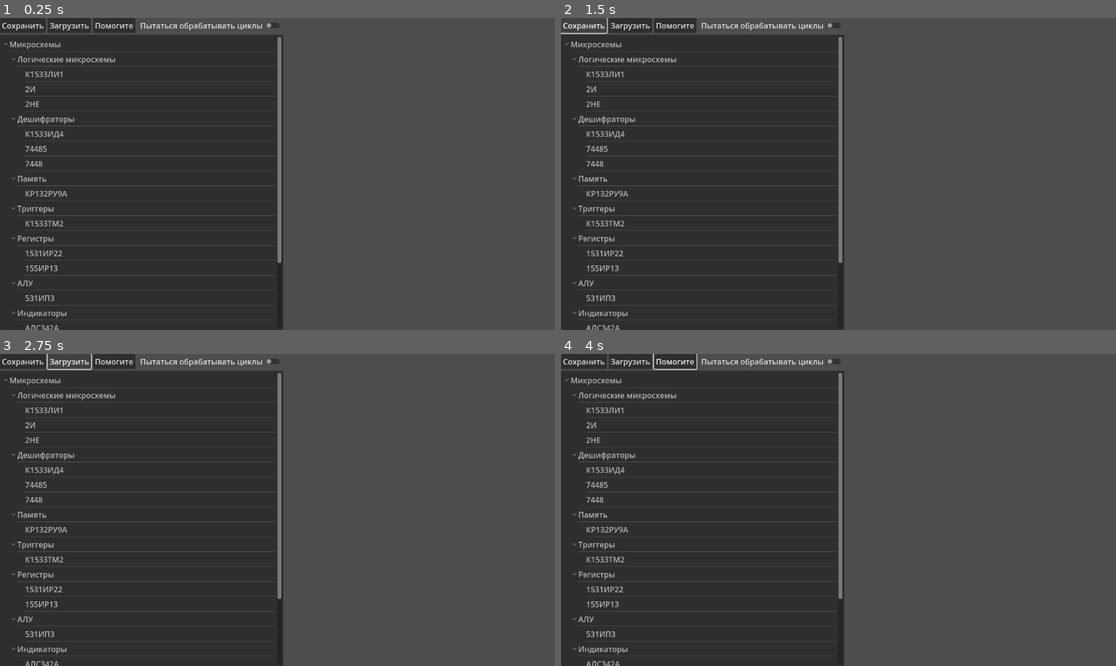
Above: before the commit, frames 1-4 (two rows, left to right).
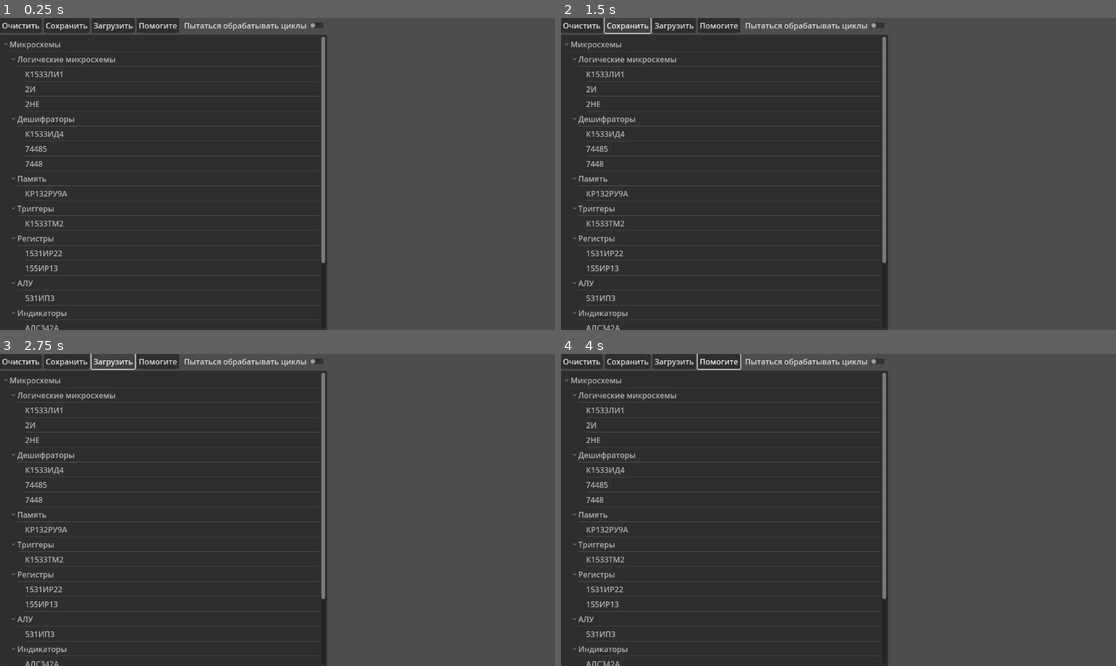
Above: after the commit, the same moments.

Repository: Andrien777/tvbuilder-m
Game: Godot game, scene res://ui/main_scene.tscn
Same seed, same stepped clock (60 frames per second), same inputs: the game is played once before the commit and once after it. The engine's default icon, where the game draws it, is replaced by a stand-in: a white triangle on a blue panel in a dark square.
Inputs (mouse positions are in pixels of both pictures, inside the frame that each line leads up to):
- Up to frame 1 (0.25 s): no input
- Up to frame 2 (1.5 s): click (583, 24) at 0.5 s, where only the run after the commit has a clickable "Очистить"; click "Сохранить" at 1.25 s
- Up to frame 3 (2.75 s): click "Загрузить" at 2 s
- Up to frame 4 (4 s): click "Помогите" at 2.75 s; click "OK" at 3.5 s

The runs differ from the first frame. In frame 1, 8.5% of the frame differs, in the area x 1-59%, y 0-100%; in frame 2, 8.6%; in frame 3, 8.6%; in frame 4, 8.6%.

Commit message:
Reworked saves, added Clear and autosaves

Diff:
--- a/components/circuit_component.gd
+++ b/components/circuit_component.gd
@@ -50,7 +50,7 @@
 	initialize_pins(spec.pinSpecifications, shape.size)
 	id = last_id
 	last_id += 1
-	SaveManager.ic_list.append(self)
+	ComponentManager.register_object(self)
 
 func initialize_pins(spec: Array, ic_shape:Vector2)->void:
 	var side_count = {"TOP":0, "BOTTOM":0, "LEFT":0, "RIGHT":0}
@@ -135,7 +135,7 @@
 		self.is_dragged = false
 	if Input.is_action_pressed("delete_component") and self.is_mouse_over:
 		Input.action_release("delete_component")
-		SaveManager.ic_list.erase(self)
+		ComponentManager.remove_object(self)
 		queue_free()
 
 var tween
--- /dev/null
+++ b/netlist/component_manager.gd
@@ -0,0 +1,31 @@
+extends Node
+# Component Manager
+
+var obj_list: Dictionary # CircuitComponent -> ""
+
+var ALL_COMPONENTS_LIST
+
+func register_object(object: CircuitComponent):
+	if not obj_list.is_empty() and get_by_id(object.id) != null:
+		PopupManager.display_error("Попытка добавить дубликат id", "Объект не добавлен", Vector2(100, 100))
+	else:
+		obj_list[object.id] = object
+
+func remove_object(object: CircuitComponent):
+	obj_list.erase(object.id)
+
+func get_by_id(id: int) -> CircuitComponent:
+	return obj_list.get(id)
+
+func clear():
+	for comp in obj_list.values():
+		comp.queue_free()
+	obj_list.clear()
+	WireManager.clear()
+	NetlistClass.clear()
+	CircuitComponent.last_id = 0
+
+func _ready() -> void:
+	var json = JSON.new()
+	var file = FileAccess.open("res://components/all_components.json", FileAccess.READ).get_as_text()
+	ALL_COMPONENTS_LIST = json.parse_string(file)
--- a/netlist/netlist_class.gd
+++ b/netlist/netlist_class.gd
@@ -24,6 +24,9 @@
 		nodes.erase(pin1)
 	if nodes[pin2].neighbours.is_empty():
 		nodes.erase(pin2)
+
+func clear():
+	nodes.clear()
 
 func propagate_signal() -> void:
 	if GlobalSettings.doCycles:
--- a/netlist/wire_manager.gd
+++ b/netlist/wire_manager.gd
@@ -55,6 +55,12 @@
 	NetlistClass.add_connection(first_pin, second_pin)
 	wires.append(wire)
 	add_child(wire)
+
+func clear():
+	for wire in wires:
+		wire.queue_free()
+	wires.clear()
+
 # Called when the node enters the scene tree for the first time.
 func _ready() -> void:
 	pass # Replace with function body.
--- a/project.godot
+++ b/project.godot
@@ -24,6 +24,7 @@
 ICsTreeManager="*res://ui/ic_elements_tree/ics_tree_manager.gd"
 SaveManager="*res://ui/save_manager.gd"
 GlobalSettings="*res://ui/GlobalSettings.gd"
+ComponentManager="*res://netlist/component_manager.gd"
 
 [dotnet]
 
--- /dev/null
+++ b/ui/clear_button.gd
@@ -0,0 +1,15 @@
+extends Button
+
+
+# Called when the node enters the scene tree for the first time.
+func _ready() -> void:
+	pass # Replace with function body.
+
+
+# Called every frame. 'delta' is the elapsed time since the previous frame.
+func _process(delta: float) -> void:
+	pass
+
+
+func _on_pressed() -> void:
+	ComponentManager.clear()
--- a/ui/main_scene.gd
+++ b/ui/main_scene.gd
@@ -21,8 +21,11 @@
 		element.position = get_global_mouse_position()
 		add_child(element)
 	elif event.is_action_pressed("save_scheme"):
-		SaveManager.save("res://save.json")
+		if SaveManager.last_path == "":
+			get_node("SaveAsFileDialog").visible = true
+		else:
+			SaveManager._on_autosave()
 	elif event.is_action_pressed("load_scheme"):
-		SaveManager.load(self, "res://save.json")
+		get_node("LoadFileDialog").visible = true
 	elif event.is_action_pressed("highlight_level"):
 		GlobalSettings.LevelHighlight = not GlobalSettings.LevelHighlight
--- a/ui/main_scene.tscn
+++ b/ui/main_scene.tscn
@@ -7,6 +7,7 @@
 [ext_resource type="Script" path="res://ui/ic_elements_tree/ics_tree.gd" id="3_q10ex"]
 [ext_resource type="Script" path="res://ui/save_file_dialog.gd" id="4_5cvoo"]
 [ext_resource type="Script" path="res://ui/load_file_dialog.gd" id="5_656tm"]
+[ext_resource type="Script" path="res://ui/clear_button.gd" id="5_pxoya"]
 [ext_resource type="Script" path="res://ui/do_cycles_button.gd" id="5_qlik5"]
 [ext_resource type="Script" path="res://ui/help_dialog.gd" id="8_s7pmm"]
 
@@ -45,6 +46,11 @@
 
 [node name="ButtonsContainer" type="HBoxContainer" parent="UiCanvasLayer/FunctionalUIContainer"]
 layout_mode = 2
+
+[node name="ClearButton" type="Button" parent="UiCanvasLayer/FunctionalUIContainer/ButtonsContainer"]
+layout_mode = 2
+text = "Очистить"
+script = ExtResource("5_pxoya")
 
 [node name="SaveAsButton" type="Button" parent="UiCanvasLayer/FunctionalUIContainer/ButtonsContainer"]
 layout_mode = 2
@@ -103,6 +109,7 @@
 Удаление элемента/провода: навести указатель мыши на элемент/провод и нажать Delete"
 script = ExtResource("8_s7pmm")
 
+[connection signal="pressed" from="UiCanvasLayer/FunctionalUIContainer/ButtonsContainer/ClearButton" to="UiCanvasLayer/FunctionalUIContainer/ButtonsContainer/ClearButton" method="_on_pressed"]
 [connection signal="pressed" from="UiCanvasLayer/FunctionalUIContainer/ButtonsContainer/SaveAsButton" to="SaveAsFileDialog" method="_on_save_as_button_pressed"]
 [connection signal="pressed" from="UiCanvasLayer/FunctionalUIContainer/ButtonsContainer/LoadButton" to="LoadFileDialog" method="_on_load_button_pressed"]
 [connection signal="pressed" from="UiCanvasLayer/FunctionalUIContainer/ButtonsContainer/HelpButton" to="HelpDialog" method="_on_help_button_pressed"]
--- a/ui/save_manager.gd
+++ b/ui/save_manager.gd
@@ -1,12 +1,20 @@
 extends Node
 
-var ic_list: Array[CircuitComponent]
+var last_path: String = ""
 
-static var all_components: Dictionary
+var autosave_timer = Timer.new()
+var autosave_interval = 60 # seconds
+
+func _on_autosave():
+	if last_path != "":
+		save(last_path)
 
 func save(path: String) -> void:
+	last_path = path
+	autosave_timer.stop()
+	autosave_timer.start(autosave_interval)
 	var json_list_ic: Array
-	for ic in ic_list:
+	for ic in ComponentManager.obj_list.values():
 		if(!is_instance_valid(ic)):
 			PopupManager.display_error("Что-то пошло не так", "Да, это тот самый баг.", Vector2(100,100))
 			continue
@@ -19,13 +27,11 @@
 	}, "\t"))
 	file.close()
 
-func get_component_by_id(id: int) -> CircuitComponent: #null if not found
-	for ic in ic_list:
-		if ic.id == id:
-			return ic
-	return null
-
 func load(scene: Node2D, path: String):
+	last_path = path
+	autosave_timer.stop()
+	autosave_timer.start(autosave_interval)
+	ComponentManager.clear()
 	var json = JSON.new()
 	var file = FileAccess.open(path, FileAccess.READ).get_as_text()
 	var parsed = json.parse_string(file)
@@ -40,11 +46,12 @@
 		else:
 			parsed_ids.append(ic.id)
 		var component: CircuitComponent
-		component = load(all_components[ic.name].logic_class_path).new()
+		component = load(ComponentManager.ALL_COMPONENTS_LIST[ic.name].logic_class_path).new()
 		var spec = ComponentSpecification.new()
-		spec.initialize_from_json(all_components[ic.name].config_path)
+		spec.initialize_from_json(ComponentManager.ALL_COMPONENTS_LIST[ic.name].config_path)
 		component.initialize(spec)
 		component.id = ic.id
+		CircuitComponent.last_id = max(CircuitComponent.last_id, ic.id) + 1
 		scene.add_child(component)
 		var pos = ic.position.split(",")
 		var x = float(pos[0].replace("(", ""))
@@ -52,7 +59,7 @@
 		component.position = Vector2(x, y)
 		#ic_list.append(component) # Component already appends itself during initialization
 	for edge in parsed.netlist:
-		var from_ic = get_component_by_id(edge.from.ic)
+		var from_ic = ComponentManager.get_by_id(edge.from.ic)
 		var from_pin: Pin
 		for pin in from_ic.pins:
 			if pin.index == edge.from.pin:
@@ -60,7 +67,7 @@
 		if from_pin == null:
 			print("error")
 			continue
-		var to_ic = get_component_by_id(edge.to.ic)
+		var to_ic = ComponentManager.get_by_id(edge.to.ic)
 		var to_pin: Pin
 		for pin in to_ic.pins:
 			if pin.index == edge.to.pin:
@@ -70,13 +77,5 @@
 			continue
 		WireManager._create_wire(from_pin, to_pin)
 
-# Called when the node enters the scene tree for the first time.
-func _ready() -> void:
-	var json = JSON.new()
-	var file = FileAccess.open("res://components/all_components.json", FileAccess.READ).get_as_text()
-	all_components = json.parse_string(file)
-
-
-# Called every frame. 'delta' is the elapsed time since the previous frame.
-func _process(delta: float) -> void:
-	pass
+func _init():
+	autosave_timer.timeout.connect(_on_autosave)
Not shown: 1 places in ui/main_scene.tscn that only renumber resources
Not shown, changed: tvb2-alpha-0.2.5.app.zip
Not shown, removed: tvb2-alpha-0.2.5.console.exe
Not shown, changed: tvb2-alpha-0.2.5.exe
Not shown, removed: tvb2-alpha-0.2.5.sh
Not shown, changed: tvb2-alpha-0.2.5.x86_64
